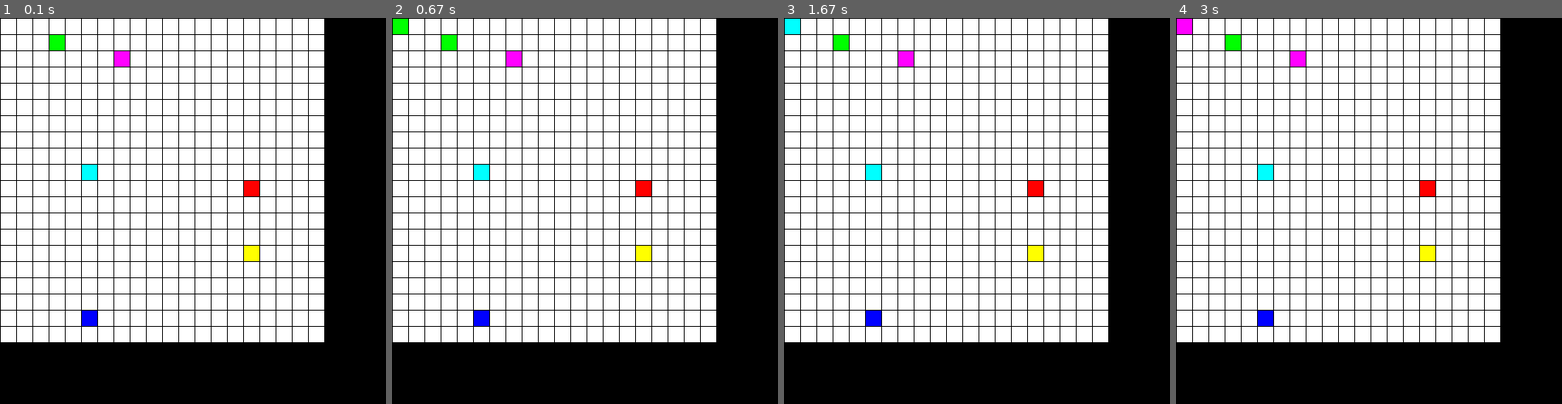
Above: before the commit, frames 1-4 (left to right).
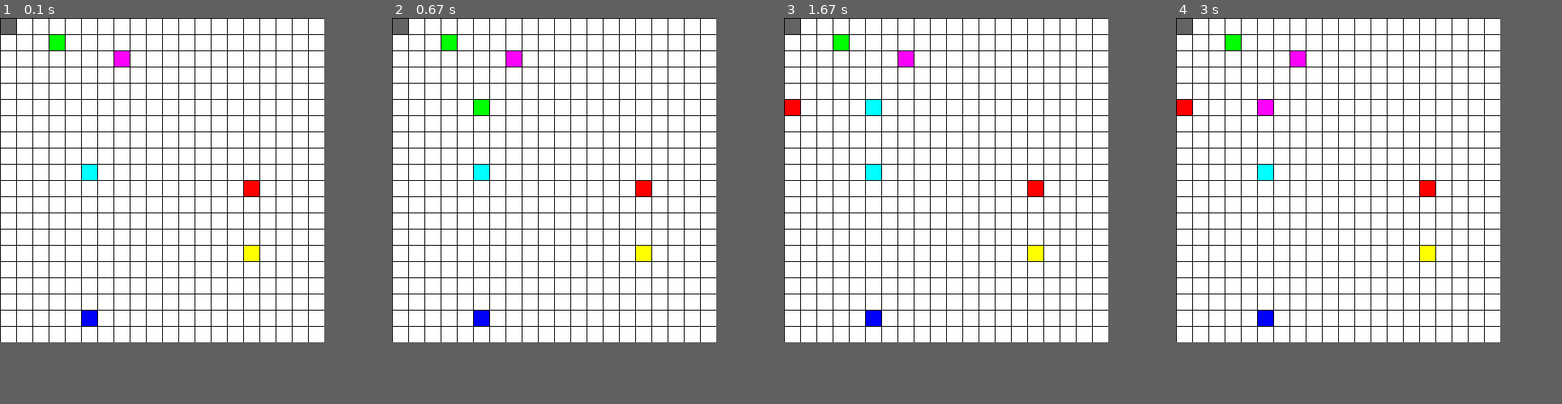
Above: after the commit, the same moments.

Repository: dBanasiak/SZI-SAPER
Game: pygame game, started from mapGeneratorPygame/mapGenerator.py
Two runs of this game, one before a commit and one after it. Both use one fixed random seed, a clock stepped at 60 frames per second and the inputs below.
Inputs:
- Up to frame 1 (0.1 s): no input
- Up to frame 2 (0.67 s): tap Z at 0.33 s
- Up to frame 3 (1.67 s): tap X at 0.67 s; tap V at 1 s; tap B at 1.33 s
- Up to frame 4 (3 s): tap N at 1.67 s; tap Esc at 2 s; tap V at 2.33 s
In our replay, the window is 500x500 before the commit and 420x420 after it. These sizes can differ from the game's own. Grey fills any space a smaller window leaves; there, only what the larger window draws over its background counts as a difference.

The runs differ from the first frame. In frame 1, 0.2% of the frame differs, in the area x 0-5%, y 0-5%; in frame 2, 0.3%; in frame 3, 0.5%, in the area x 0-26%, y 0-26%; in frame 4, 0.5%.

Commit message:
fix map generator - not done yet - need UCS for player

Diff:
--- a/mapGeneratorPygame/mapGenerator.py
+++ b/mapGeneratorPygame/mapGenerator.py
@@ -9,6 +9,7 @@
 PINK = (255, 0, 255)
 TEAL = (0, 255, 255)
 YELLOW = (255, 255, 0)
+GREY = (100, 100, 100)
 
 # Szerokość i wysokość punktu
 WIDTH = 20
@@ -31,12 +32,13 @@
 grid[2][7] = 4
 grid[9][5] = 5
 grid[14][15] = 6
+grid[0][0] = 7
 
 # Inicjalizacja Pygame
 pygame.init()
 
 # Szerokość i wysokość okna aplikacji
-WINDOW_SIZE = [500, 500]
+WINDOW_SIZE = [420, 420]
 screen = pygame.display.set_mode(WINDOW_SIZE)
 
 # Tytuł aplikacji
@@ -54,71 +56,45 @@
         if event.type == pygame.QUIT:  # Zamknij program
             done = True  # Flaga zamykanie apki
         elif event.type == pygame.KEYDOWN and event.key == 122: #Klawisz z
-            # Sprawdza gdzie ustawiliśmy bombe
             pos = pygame.mouse.get_pos()
-            # Ustaw koordynaty grid
-            column = pos[0] // (WIDTH + MARGIN)
-            row = pos[1] // (HEIGHT + MARGIN)
-            # Ustaw punkt
+            column = pos[0]
+            row = pos[1]
             grid[row][column] = 1
             print("Zielony ", pos, "Wybrales pozycje: ", row, column)
         elif event.type == pygame.KEYDOWN and event.key == 120: #Klawisz x
-            # Sprawdza gdzie ustawiliśmy bombe
             pos = pygame.mouse.get_pos()
-            # Ustaw koordynaty grid
             column = pos[0] // (WIDTH + MARGIN)
-            row = pos[1] // (HEIGHT + MARGIN)
-            # Ustaw punkt
+            row = pos[1]
             grid[row][column] = 2
             print("Czerwony ", pos, "Wybrales pozycje: ", row, column)
         elif event.type == pygame.KEYDOWN and event.key == 99: #Klawisz c
-            # Sprawdza gdzie ustawiliśmy bombe
-            print(event.key)
             pos = pygame.mouse.get_pos()
-            # Ustaw koordynaty grid
-            column = pos[0] // (WIDTH + MARGIN)
-            row = pos[1] // (HEIGHT + MARGIN)
-            # Ustaw punkt
+            column = pos[0]
+            row = pos[1]
             grid[row][column] = 3
             print("NIEBIESKI ", pos, "Wybrales pozycje: ", row, column)
         elif event.type == pygame.KEYDOWN and event.key == 118: #Klawisz v
-            # Sprawdza gdzie ustawiliśmy bombe
-            print(event.key)
             pos = pygame.mouse.get_pos()
-            # Ustaw koordynaty grid
-            column = pos[0] // (WIDTH + MARGIN)
-            row = pos[1] // (HEIGHT + MARGIN)
-            # Ustaw punkt
+            column = pos[0]
+            row = pos[1]
             grid[row][column] = 4
             print("ROZOWY ", pos, "Wybrales pozycje: ", row, column)
         elif event.type == pygame.KEYDOWN and event.key == 98: #Klawisz b
-            # Sprawdza gdzie ustawiliśmy bombe
-            print(event.key)
             pos = pygame.mouse.get_pos()
-            # Ustaw koordynaty grid
-            column = pos[0] // (WIDTH + MARGIN)
-            row = pos[1] // (HEIGHT + MARGIN)
-            # Ustaw punkt
+            column = pos[0]
+            row = pos[1]
             grid[row][column] = 5
             print("TURKUSOWY ", pos, "Wybrales pozycje: ", row, column)
         elif event.type == pygame.KEYDOWN and event.key == 110: #Klawisz n
-            # Sprawdza gdzie ustawiliśmy bombe
-            print(event.key)
             pos = pygame.mouse.get_pos()
-            # Ustaw koordynaty grid
-            column = pos[0] // (WIDTH + MARGIN)
-            row = pos[1] // (HEIGHT + MARGIN)
-            # Ustaw punkt
+            column = pos[0]
+            row = pos[1]
             grid[row][column] = 6
             print("ZOLTY ", pos, "Wybrales pozycje: ", row, column)
-        elif event.type == pygame.KEYDOWN and event.key == 27: #Klawisz n
-            # Sprawdza gdzie ustawiliśmy bombe
-            print(event.key)
+        elif event.type == pygame.KEYDOWN and event.key == 27: # klawisz esc
             pos = pygame.mouse.get_pos()
-            # Ustaw koordynaty grid
-            column = pos[0] // (WIDTH + MARGIN)
-            row = pos[1] // (HEIGHT + MARGIN)
-            # Ustaw punkt
+            column = pos[0]
+            row = pos[1]
             grid[row][column] = 0
             print("Bialy ", pos, "Wybrales pozycje: ", row, column)
         elif event.type == pygame.KEYDOWN:
@@ -143,6 +119,8 @@
                 color = TEAL
             elif grid[row][column] == 6:
                 color = YELLOW
+            elif grid[row][column] == 7:
+                color = GREY
             pygame.draw.rect(screen,
                              color,
                              [(MARGIN + WIDTH) * column + MARGIN,
